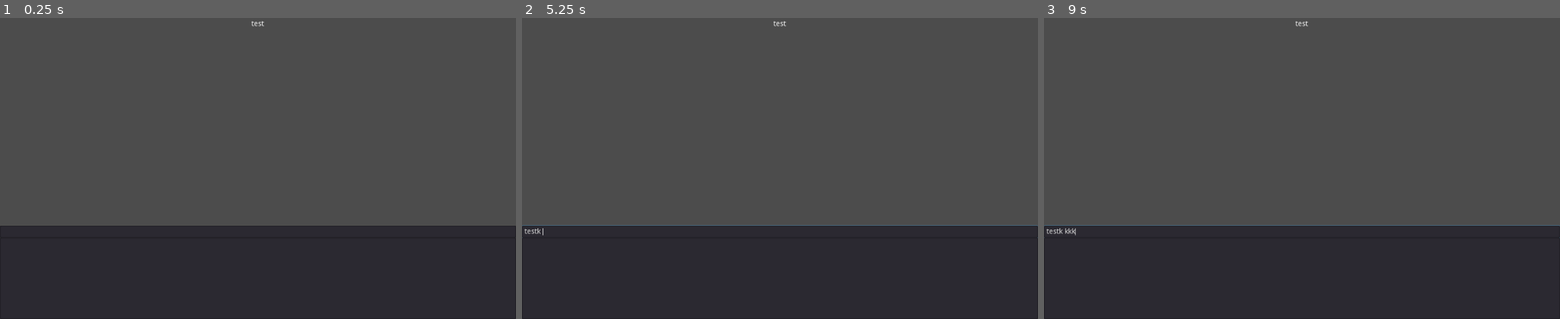
Above: before the commit, frames 1-3 (left to right).
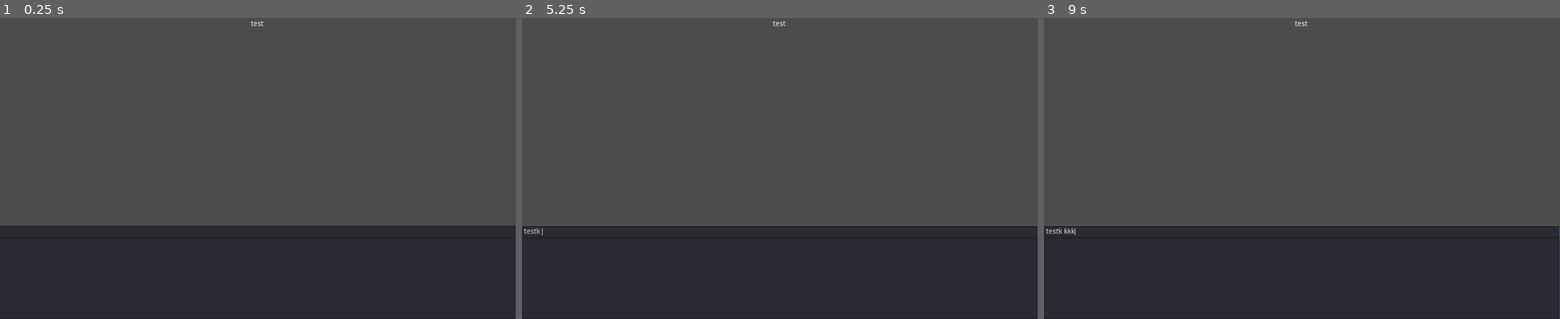
Above: after the commit, the same moments.

Repository: copperTones/Project-Todo-List
Game: Godot game, scene res://scenes/default.tscn
Two runs of this game, one before a commit and one after it. Both use one fixed random seed, a clock stepped at 60 frames per second and the inputs below.
Inputs (mouse positions are in pixels of both pictures, inside the frame that each line leads up to):
- Up to frame 1 (0.25 s): no input
- Up to frame 2 (5.25 s): tap Enter at 0.5, 2, 4.25 s; drag from (780, 24) to (831, 102) at 0.52 s; tap Space at 1.25, 2.75, 5 s; drag from (676, 183) to (754, 228) at 1.27 s; move the mouse to (831, 102) at 2.02 s; tap K at 2.1, 4.35 s; click (831, 102) at 2.17 s; drag from (754, 228) to (625, 123) at 2.77 s; type "test" at 3.5 s; move the mouse to (934, 213) at 4.27 s; click (934, 213) at 4.42 s; drag from (625, 123) to (702, 93) at 5.02 s
- Up to frame 3 (9 s): move the mouse to (1327, 168) at 5.77 s; tap K at 5.85, 7.35, 8.85 s; click (1327, 168) at 5.92 s; drag from (1224, 93) to (1198, 183) at 6.52 s; move the mouse to (1415, 153) at 7.27 s; click (1415, 153) at 7.42 s; drag from (1198, 183) to (1276, 228) at 8.02 s; move the mouse to (1353, 102) at 8.77 s; click (1353, 102) at 8.92 s

The runs differ from the first frame. In frame 1, less than 0.1% of the frame differs, in the area x 48-100%, y 1-100%; in frame 2, 0.1%; in frame 3, 0.1%, in the area x 0-100%, y 1-100%.
Error in both runs: Invalid get index 'groups' (on base: 'Nil'). (res://scripts/project.gd:10)

Commit message:
description displays when clicked

Diff:
--- a/scenes/default.tscn
+++ b/scenes/default.tscn
@@ -1,11 +1,14 @@
-[gd_scene load_steps=3 format=2]
+[gd_scene load_steps=4 format=2]
 
 [ext_resource path="res://scripts/changable_label.gd" type="Script" id=1]
 [ext_resource path="res://scripts/groups.gd" type="Script" id=2]
+[ext_resource path="res://scripts/info.gd" type="Script" id=3]
 
 [node name="default" type="Control"]
 anchor_right = 1.0
 anchor_bottom = 1.0
+margin_left = -1.0
+margin_right = -1.0
 script = ExtResource( 2 )
 
 [node name="title" type="Label" parent="."]
@@ -38,18 +41,19 @@
 size_flags_vertical = 3
 alignment = 2
 
-[node name="Control" type="Control" parent="VSplitContainer"]
+[node name="info" type="Control" parent="VSplitContainer"]
 margin_top = 390.0
 margin_right = 1024.0
 margin_bottom = 576.0
 rect_min_size = Vector2( 0, 48 )
 size_flags_vertical = 3
+script = ExtResource( 3 )
 
-[node name="LineEdit" type="LineEdit" parent="VSplitContainer/Control"]
+[node name="name" type="LineEdit" parent="VSplitContainer/info"]
 anchor_right = 1.0
 margin_bottom = 24.0
 
-[node name="TextEdit" type="TextEdit" parent="VSplitContainer/Control"]
+[node name="desc" type="TextEdit" parent="VSplitContainer/info"]
 anchor_right = 1.0
 anchor_bottom = 1.0
 margin_top = 24.0
--- a/scenes/item.tscn
+++ b/scenes/item.tscn
@@ -87,6 +87,7 @@
 
 [node name="HBoxContainer" type="HBoxContainer" parent="Node2D/item/status/Node2D"]
 
+[connection signal="gui_input" from="Node2D/item" to="Node2D/item" method="_on_item_gui_input"]
 [connection signal="finish" from="Node2D/item/Label" to="Node2D/item" method="_on_Label_finish"]
 [connection signal="focus_exited" from="Node2D/item/LineEdit" to="Node2D/item/Label" method="_on_LineEdit_focus_exited"]
 [connection signal="text_entered" from="Node2D/item/LineEdit" to="Node2D/item/Label" method="_on_LineEdit_text_entered"]
--- a/scripts/groups.gd
+++ b/scripts/groups.gd
@@ -1,13 +1,15 @@
 extends Control
 
 onready var INST = preload("res://scenes/group.tscn")
+var desc_id
 
 func _ready():
 	$title.text = Project.proj_name
 	for gid in range(Project.groups.size()):
 		var gnode = add_group(gid)
 		for item in Project.groups[gid].items:
-			gnode.new_item(item, true)
+			gnode.new_item(item, true).connect("change_desc", $VSplitContainer/info, "change_desc")
+			Project.items[item].desc = item + " [desc]"
 
 func add_group(id):
 	var group = INST.instance()
--- /dev/null
+++ b/scripts/info.gd
@@ -0,0 +1,8 @@
+extends Control
+
+var id
+
+func change_desc(new_id):
+	id = new_id
+	$name.text = id
+	$desc.text = Project.items[id].desc
--- a/scripts/item.gd
+++ b/scripts/item.gd
@@ -3,6 +3,8 @@
 export var atlas_start = Vector2()
 export var atlas_offset = Vector2(12, 0)
 export var mode_count = 5
+
+signal change_desc(id)
 
 onready var hbox = $status/Node2D/HBoxContainer
 var click_time
@@ -45,3 +47,7 @@
 		Project.items[new_text] = ientry
 	else:
 		get_node("Label").text = id
+
+func _on_item_gui_input(event):
+	if event is InputEventMouseButton and event.pressed:
+		emit_signal("change_desc", id)
